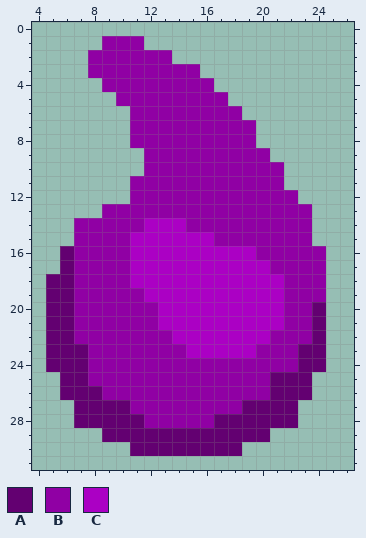
A pixel-art sprite gets an edit: sprites/items/living-steel-liquid.png. Above, as it was before the edit.
The file is 32x32 pixels. Shown: x 4..26, y 0..31.
Palette (. is transparent): A #630071  B #9000a4  C #ab00c4
Pixels before, first column x 5:
 1 ....BBB.............
 2 ...BBBBBB...........
 3 ...BBBBBBBB.........
 4 ....BBBBBBBB........
 5 .....BBBBBBBB.......
 6 ......BBBBBBBB......
 7 ......BBBBBBBBB.....
 8 ......BBBBBBBBB.....
 9 .......BBBBBBBBB....
10 .......BBBBBBBBBB...
11 ......BBBBBBBBBBB...
12 ......BBBBBBBBBBBB..
13 ....BBBBBBBBBBBBBBB.
14 ..BBBBBCCCBBBBBBBBB.
15 ..BBBBCCCCCCBBBBBBB.
16 .ABBBBCCCCCCCCCBBBBB
17 .ABBBBCCCCCCCCCCBBBB
18 AABBBBCCCCCCCCCCCBBB
19 AABBBBBCCCCCCCCCCBBB
20 AABBBBBBCCCCCCCCCBBA
21 AABBBBBBCCCCCCCCCBBA
22 AABBBBBBBCCCCCCCBBBA
23 AAABBBBBBBCCCCCBBBAA
24 AAABBBBBBBBBBBBBBBAA
25 .AABBBBBBBBBBBBBAAA.
26 .AAABBBBBBBBBBBBAAA.
27 ..AAAABBBBBBBBAAAA..
28 ..AAAAABBBBBAAAAAA..
29 ....AAAAAAAAAAAA....
30 ......AAAAAAAA......
New version:
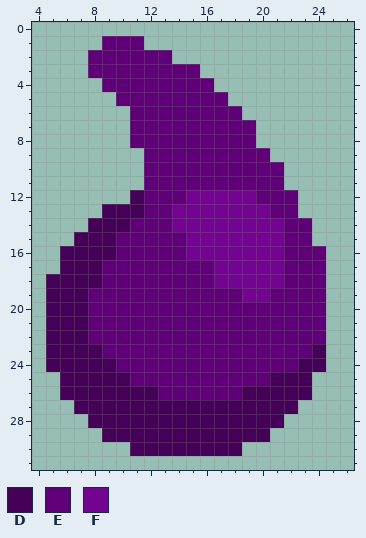
Colours new in this view: D #450157  E #5f0079  F #730391
Difference:
Changed rows in their new state; - is an unchanged pixel.
first column x 5:
 1 ----EEE-------------
 2 ---EEEEEE-----------
 3 ---EEEEEEEE---------
 4 ----EEEEEEEE--------
 5 -----EEEEEEEE-------
 6 ------EEEEEEEE------
 7 ------EEEEEEEEE-----
 8 ------EEEEEEEEE-----
 9 -------EEEEEEEEE----
10 -------EEEEEEEEEE---
11 ------.EEEEEEEEEE---
12 ------DEEEFFFFFEEE--
13 ----DDDEEFFFFFFFEE.-
14 --.DDDEEEFFFFFFFFEE-
15 --DDDEEEEEFFFFFFFEE-
16 -DDDDEEEEEFFFFFFFEEE
17 -DDDEEEEEEEEFFFFFEEE
18 DDDDEEEEEEEEFFFFFEEE
19 DDDEEEEEEEEEEEFFEEEE
20 DDDEEEEEEEEEEEEEEEEE
21 DDDEEEEEEEEEEEEEEEEE
22 DDDEEEEEEEEEEEEEEEEE
23 DDDDEEEEEEEEEEEEEEED
24 DDDDDEEEEEEEEEEEEEDD
25 -DDDDDEEEEEEEEEEDDD-
26 -DDDDDDDEEEEEEDDDDD-
27 --DDDDDDDDDDDDDDDD--
28 --.DDDDDDDDDDDDDD.--
29 ----DDDDDDDDDDDD----
30 ------DDDDDDDD------
Pixel boxes of the changes (left, top, right, bottom) in both pictures:
changed: (46, 36, 326, 456)
